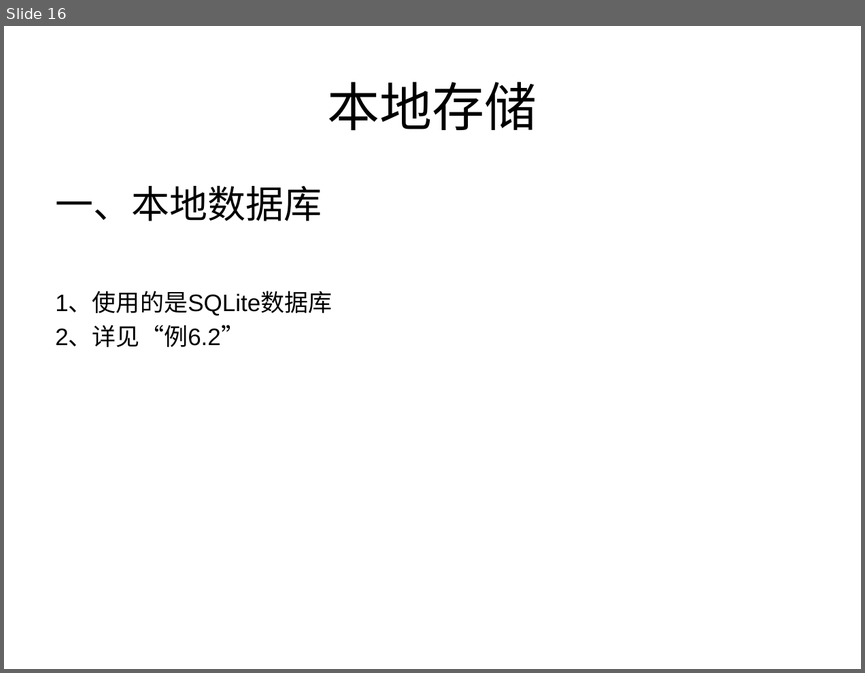
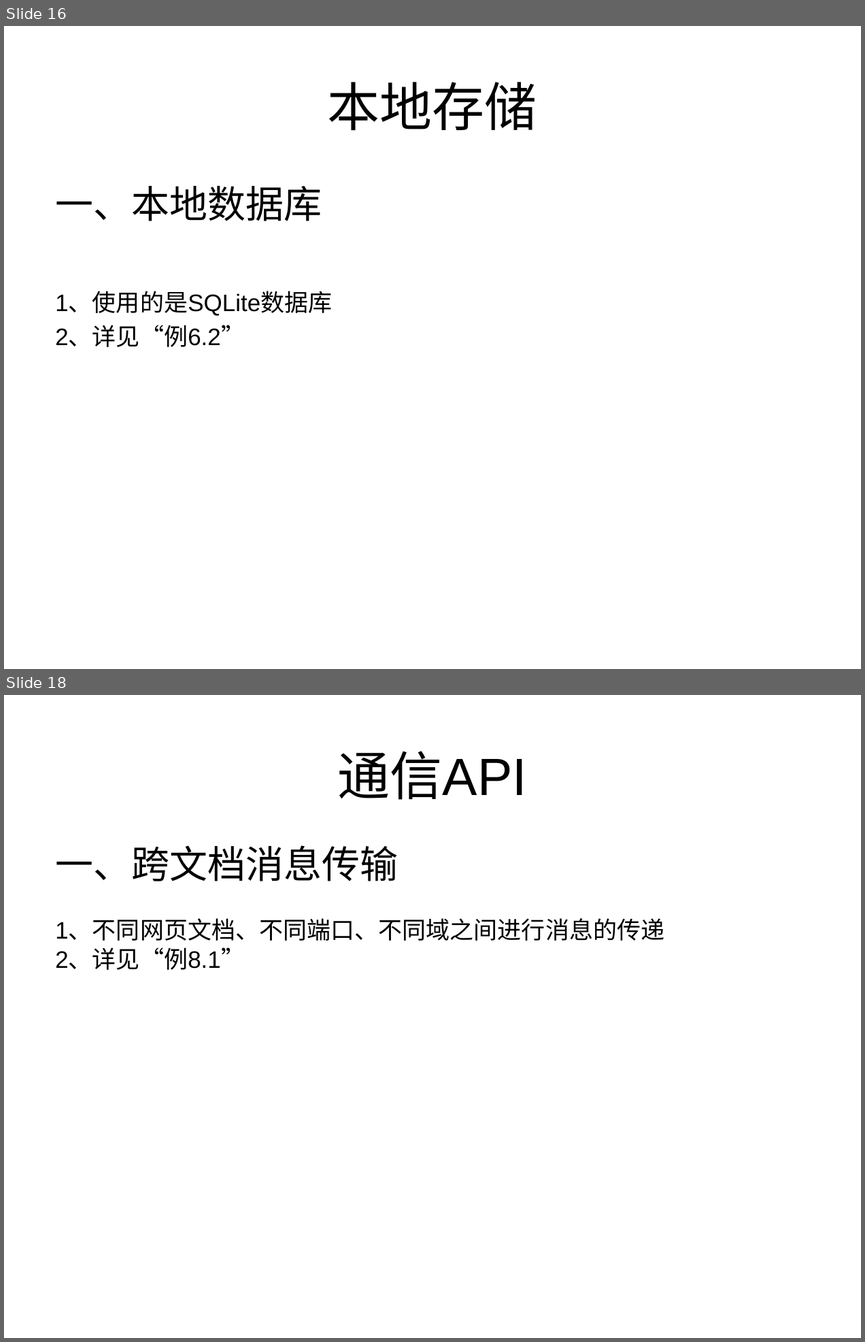
Before and after one commit to testuser2213/tom-wang-manual, a slide deck: manual/html5/share/关于HTML5的分享.ppt. Shown one above the other, each under a label of ours: slide 16 before the commit, slides 16 and 18 after it; the slides between them are not shown. The pictures are 865x673 and 865x1342 pixels, drawn with LibreOffice and Linux fonts; fonts in the diff are those of the drawing. Boxes give left, top, right and bottom in pixels: in the first picture for what was removed or moved away, otherwise in the second. Text is boxed around its words. In the diff, an @@ line names an element or a change of style, - is before the commit and + after.

```diff
--- a/manual/html5/share/关于HTML5的分享.ppt
+++ b/manual/html5/share/关于HTML5的分享.ppt
@@ slide 18 added at (4,695,861,1338), background #FFFFFF @@
@@ title added at (338,751,527,800), 44 pt, text #000000 @@
+通信API
@@ text added at (55,845,664,970), 20 pt, text #000000 @@
+一、跨文档消息传输
+1、不同网页文档、不同端口、不同域之间进行消息的传递
+2、详见“例8.1”
```
Also in this commit, not shown: 1 other slide added, 5 other files.
